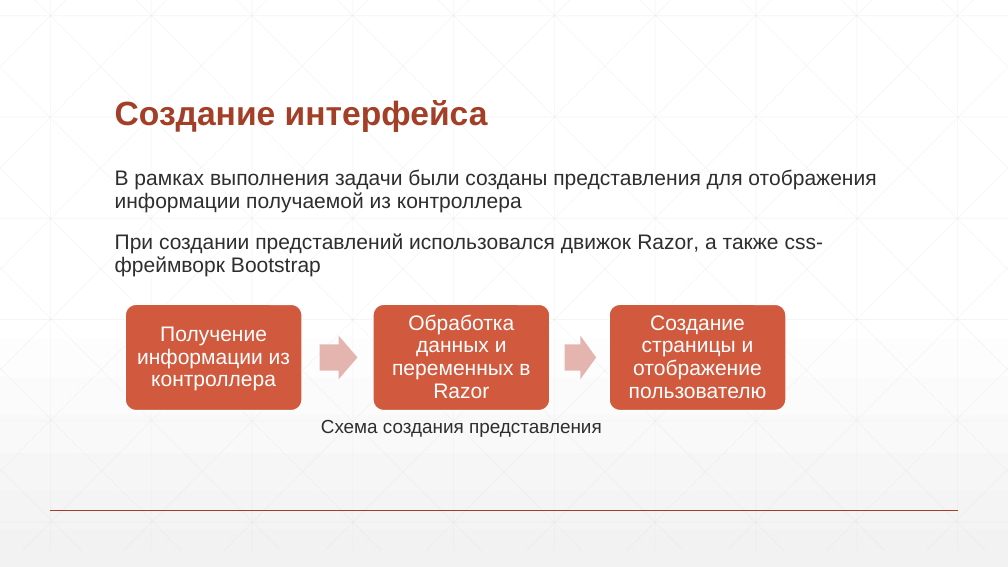
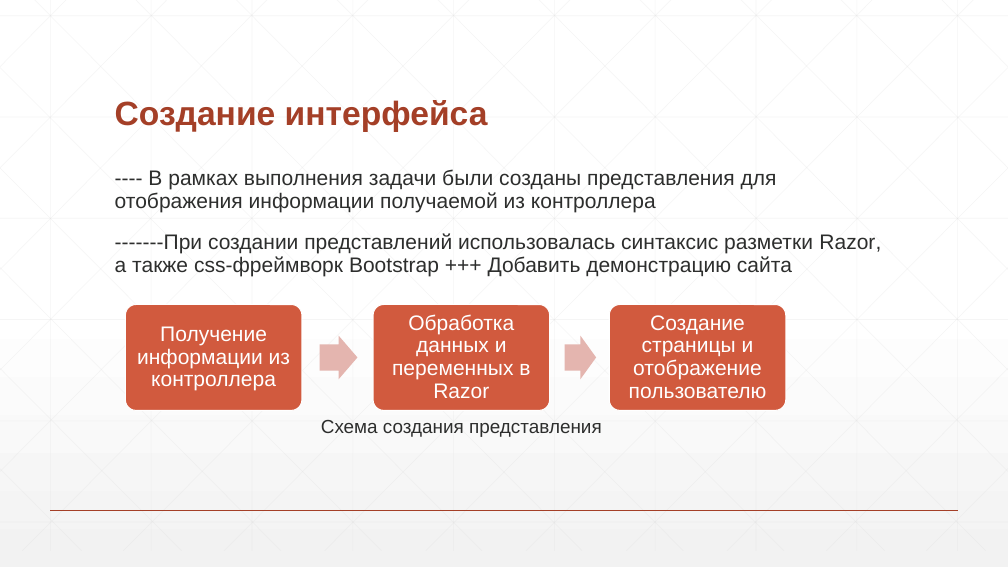
Before and after one commit to DanilaShushkanov/Site22, a slide deck: slide 12 of Диплом_през.pptx (slide 11 before the commit). Drawn at 1008x567 pixels with LibreOffice and Linux fonts; fonts in the diff are those of the drawing. Boxes give left, top, right and bottom in pixels: in the first picture for what was removed or moved away, otherwise in the second. Text is boxed around its words. In the diff, an @@ line names an element or a change of style, - is before the commit and + after.

```diff
--- a/Диплом_през.pptx
+++ b/Диплом_през.pptx
@@ text at (115,169,881,277): text changed @@
-В рамках выполнения задачи были созданы представления для отображения информации получаемой из контроллера
-При создании представлений использовался движок Razor, а также css-фреймворк Bootstrap
+---- В рамках выполнения задачи были созданы представления для отображения информации получаемой из контроллера
+-------При создании представлений использовалась синтаксис разметки Razor, а также css-фреймворк Bootstrap +++ Добавить демонстрацию сайта
```
Also in this commit, not shown: 7 other slides changed, 1 slide added, 10 other files.
